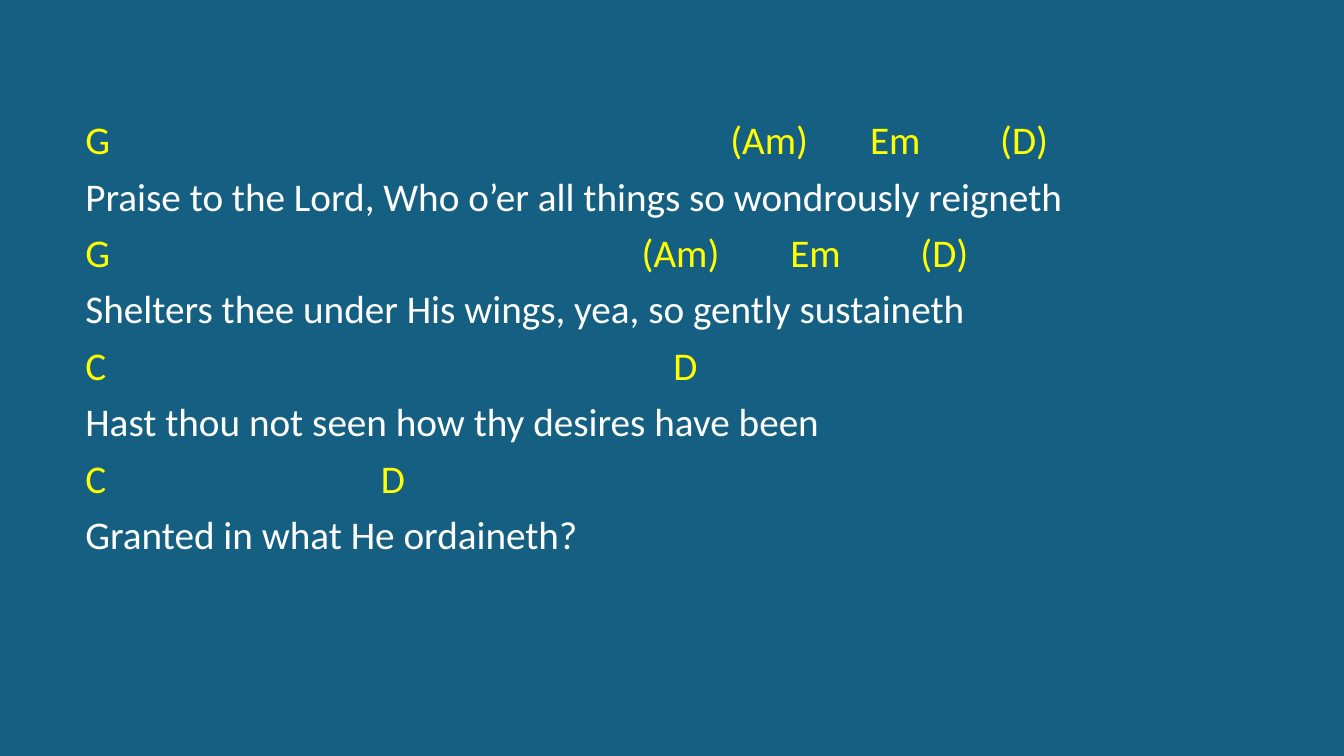
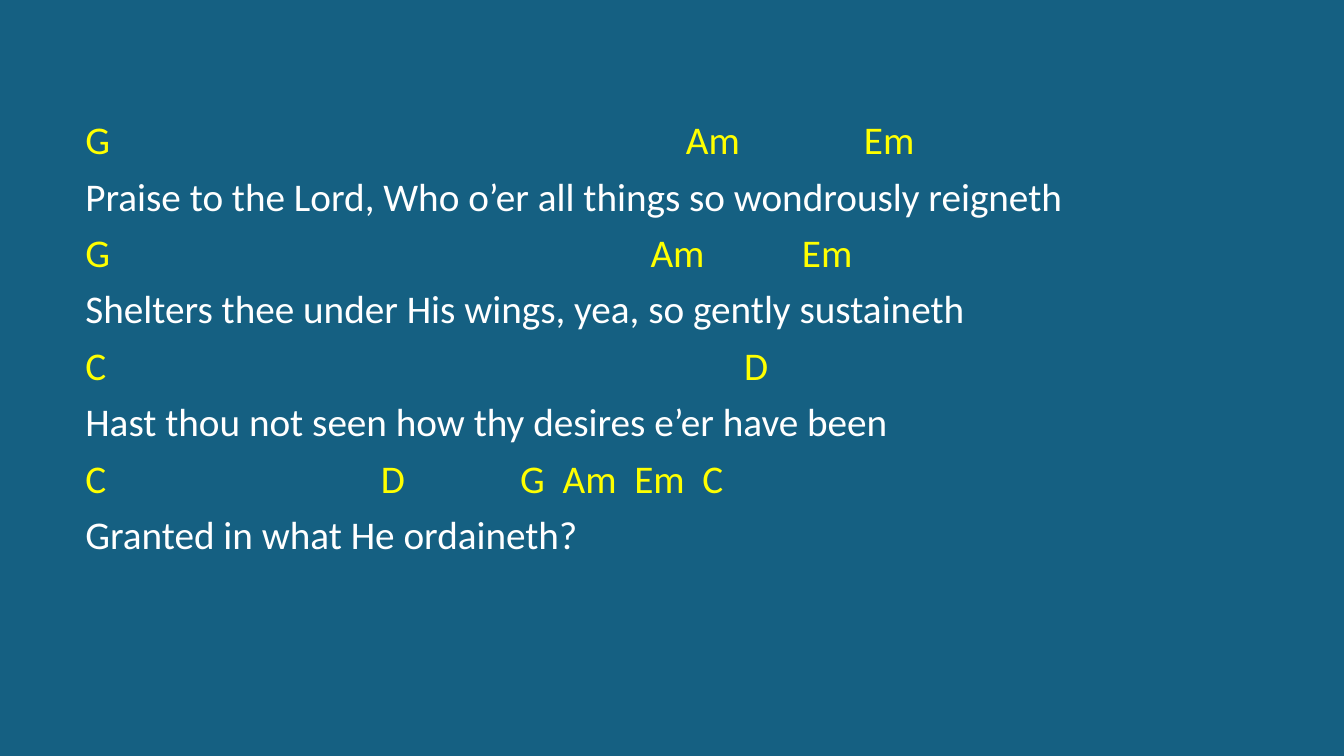
Before and after one commit to kendall412/worship, a slide deck: slide 3 of Praise To The Lord The Almighty-CH.pptx. Drawn at 1344x756 pixels with LibreOffice and Linux fonts; fonts in the diff are those of the drawing. Boxes give left, top, right and bottom in pixels: in the first picture for what was removed or moved away, otherwise in the second. Text is boxed around its words. In the diff, an @@ line names an element or a change of style, - is before the commit and + after.

```diff
--- a/Praise To The Lord The Almighty-CH.pptx
+++ b/Praise To The Lord The Almighty-CH.pptx
@@ subtitle at (x1=85, y1=128, x2=914, y2=155): text changed @@
-G (Am) Em (D)
+G Am Em
@@ subtitle at (x1=85, y1=241, x2=852, y2=268): text changed @@
-G (Am) Em (D)
+G Am Em
@@ subtitle at (x1=85, y1=408, x2=887, y2=494): text changed @@
-Hast thou not seen how thy desires have been
-C D
+Hast thou not seen how thy desires e’er have been
+C D G Am Em C
```
Also in this commit, not shown: 3 other slides changed, 9 other files.
